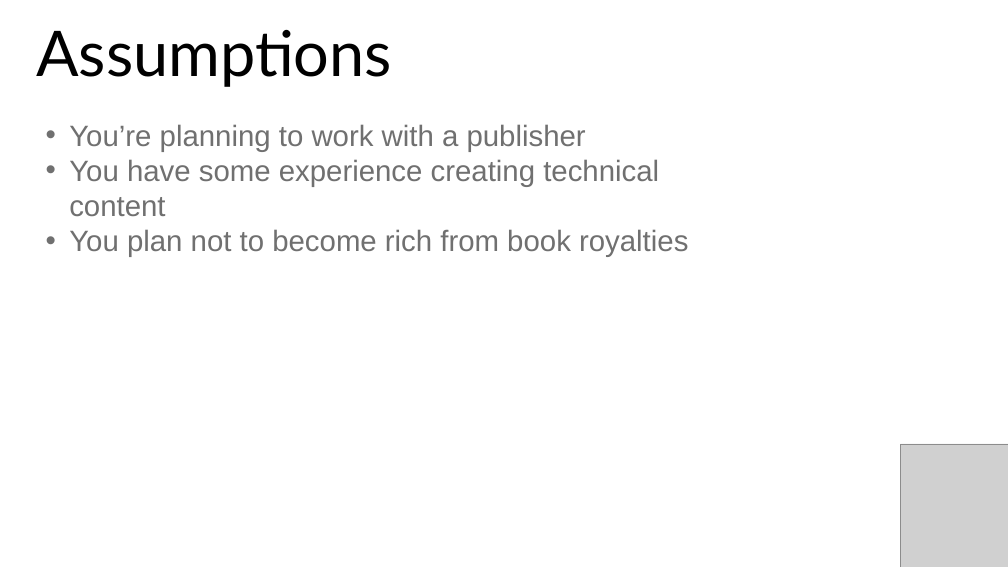
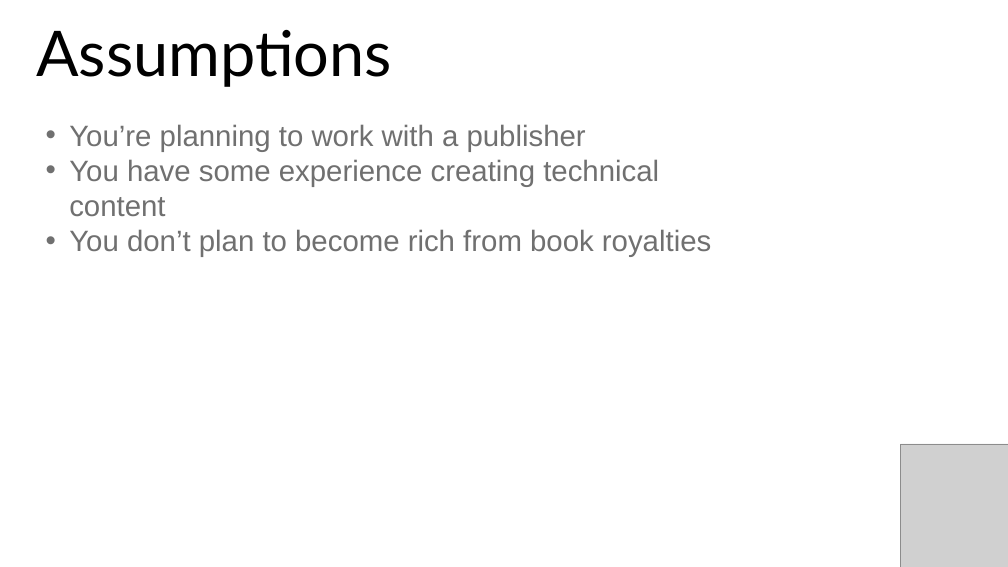
Before and after one commit to stringfestdata/reeling-dealing-technical-book, a slide deck: slide 5 of reeling-dealing-techincal-book.pptx. Drawn at 1008x567 pixels with LibreOffice and Linux fonts; fonts in the diff are those of the drawing; grey boxes stand for pictures. Boxes give left, top, right and bottom in pixels: in the first picture for what was removed or moved away, otherwise in the second. Text is boxed around its words. In the diff, an @@ line names an element or a change of style, - is before the commit and + after.

```diff
--- a/reeling-dealing-techincal-book.pptx
+++ b/reeling-dealing-techincal-book.pptx
@@ text at (69, 229, 711, 257): text changed @@
-• You plan not to become rich from book royalties
+• You don’t plan to become rich from book royalties
```
Also in this commit, not shown: 3 other slides changed, 1 other file.
